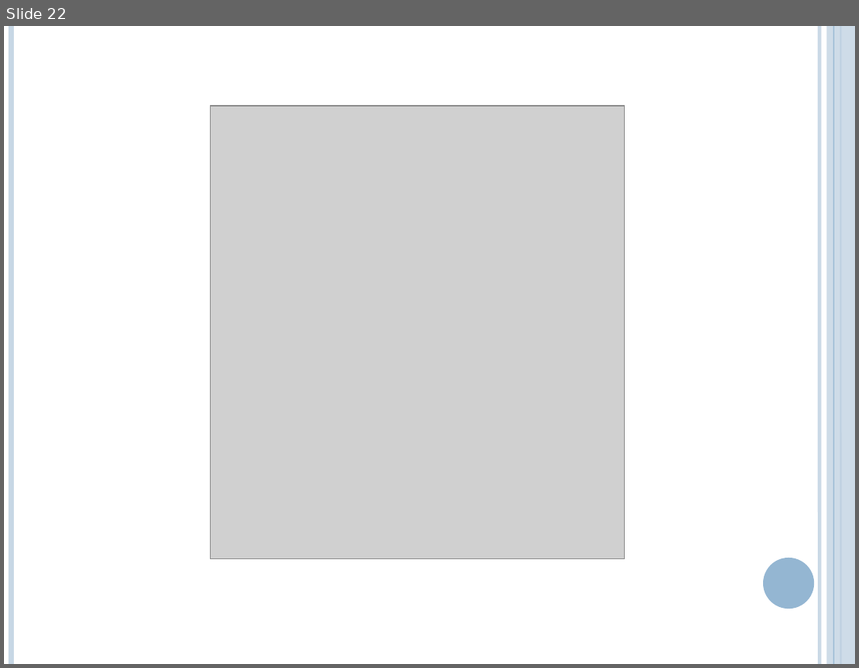
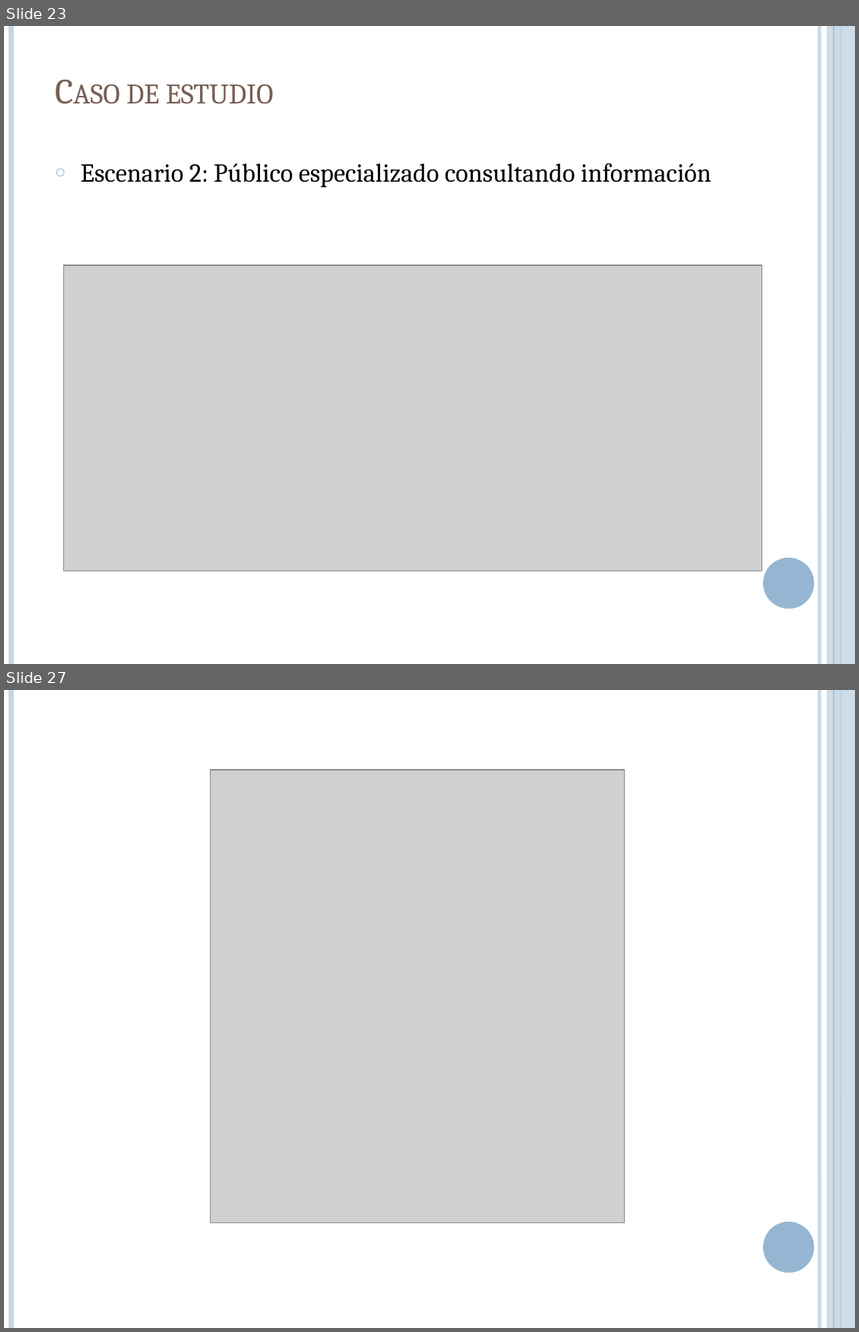
Before and after one commit to lcpaso1/integracion-gis-pge, a slide deck: Presentacion.pptx. Shown one above the other, each under a label of ours: slide 22 before the commit, slides 23 and 27 after it; the slides between them are not shown. The pictures are 859x668 and 859x1332 pixels, drawn with LibreOffice and Linux fonts; fonts in the diff are those of the drawing; grey boxes stand for pictures. Boxes give left, top, right and bottom in pixels: in the first picture for what was removed or moved away, otherwise in the second. Text is boxed around its words. In the diff, an @@ line names an element or a change of style, - is before the commit and + after.

```diff
--- a/Presentacion.pptx
+++ b/Presentacion.pptx
@@ slide 23 added at (x1=4, y1=26, x2=855, y2=664), background #FFFFFF; not listed: 6 template elements that a slide beside it also shows @@
@@ title added at (x1=126, y1=85, x2=274, y2=104), 30 pt, text #775F55, small capitals @@
+Caso de estudio
@@ text added at (x1=81, y1=163, x2=712, y2=188), 22 pt, text #000000 @@
+○ Escenario 2: Público especializado consultando información
@@ picture added at (x1=63, y1=265, x2=762, y2=571) @@
@@ what was slide 22 is now slide 27 @@
```
Also in this commit, not shown: 6 slides changed, 6 other slides added, 2 slides removed.
